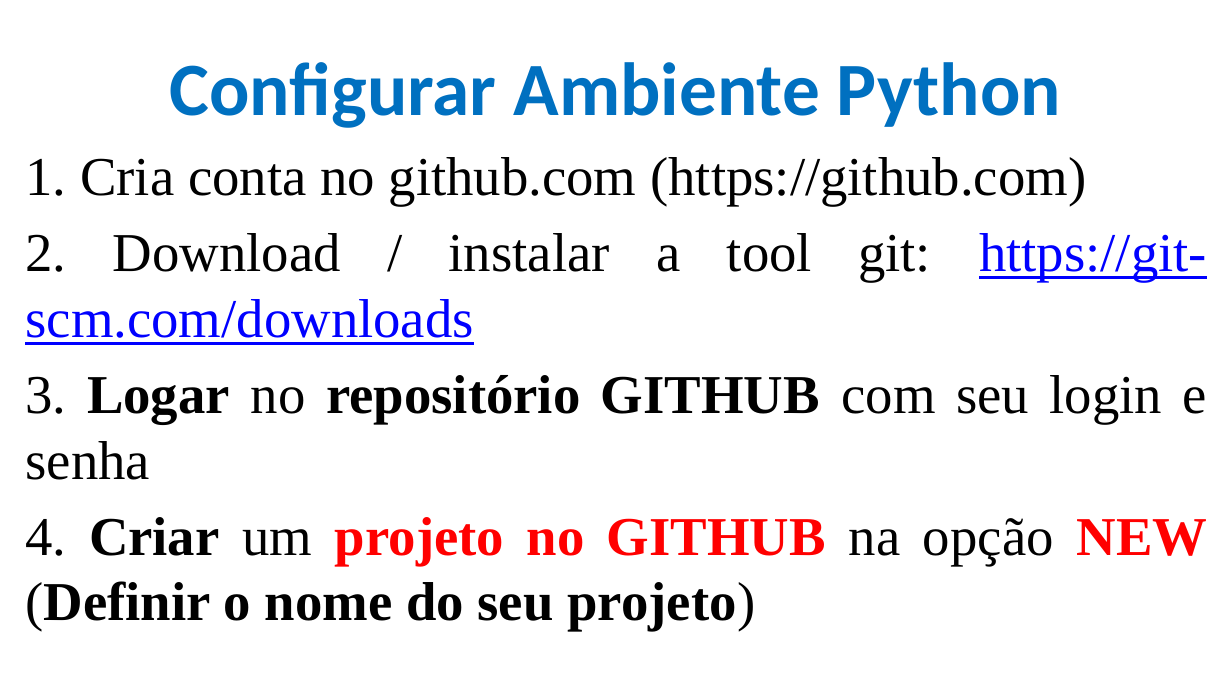
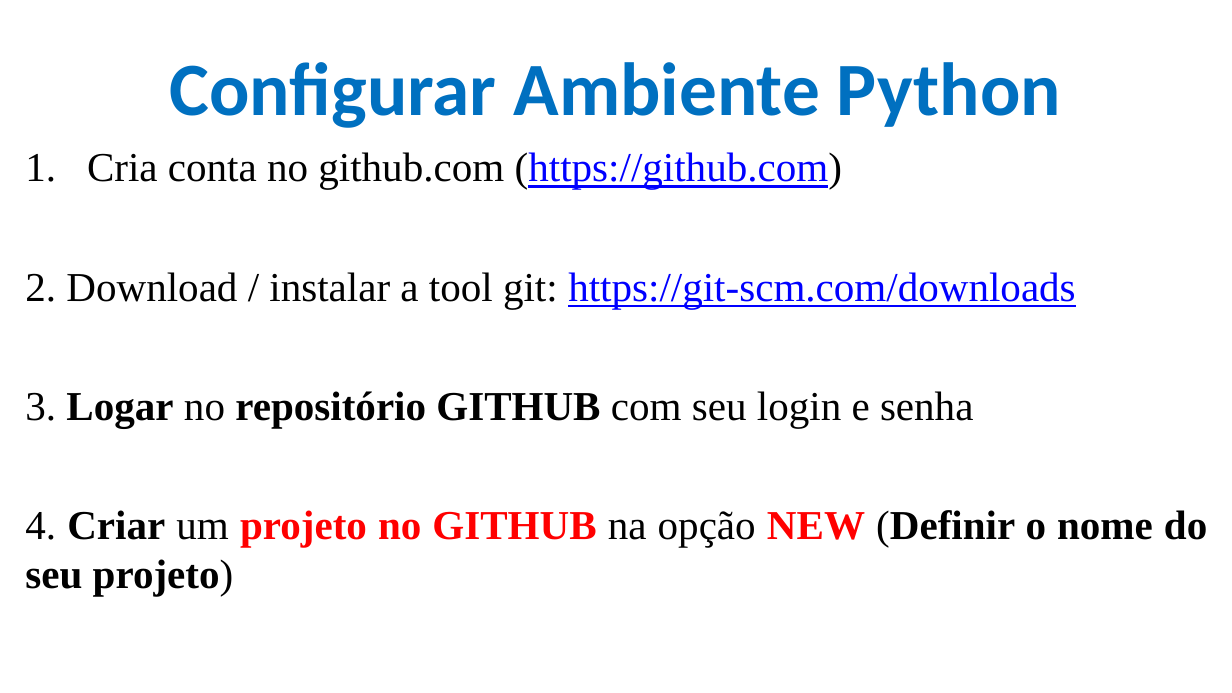
Before and after one commit to CloudEducationBrazil/WydenUniRuyPythonRAD, a slide deck: slide 12 of 01 Classes/Aula 01 RAD em Python - Caracterização e Ambiente.pptx. Drawn at 1232x693 pixels with LibreOffice and Linux fonts; fonts in the diff are those of the drawing; background and template pictures are left out. Boxes give left, top, right and bottom in pixels: in the first picture for what was removed or moved away, otherwise in the second. Text is boxed around its words. In the diff, an @@ line names an element or a change of style, - is before the commit and + after.

```diff
--- a/01 Classes/Aula 01 RAD em Python - Caracterização e Ambiente.pptx
+++ b/01 Classes/Aula 01 RAD em Python - Caracterização e Ambiente.pptx
@@ text at bbox=[87, 152, 843, 189]: text changed; size 32 to 24 pt @@
-1. Cria conta no github.com (https://github.com)
+1. Cria conta no github.com (https://github.com)
@@ text at bbox=[25, 272, 1207, 596]: size 32 to 24 pt in "2. Download / instalar a tool git: ...", "3. Logar no repositório GITHUB com seu ...", "4. Criar um projeto no GITHUB na ..." @@
```
Also in this commit, not shown: 3 other slides changed, 1 slide added.
